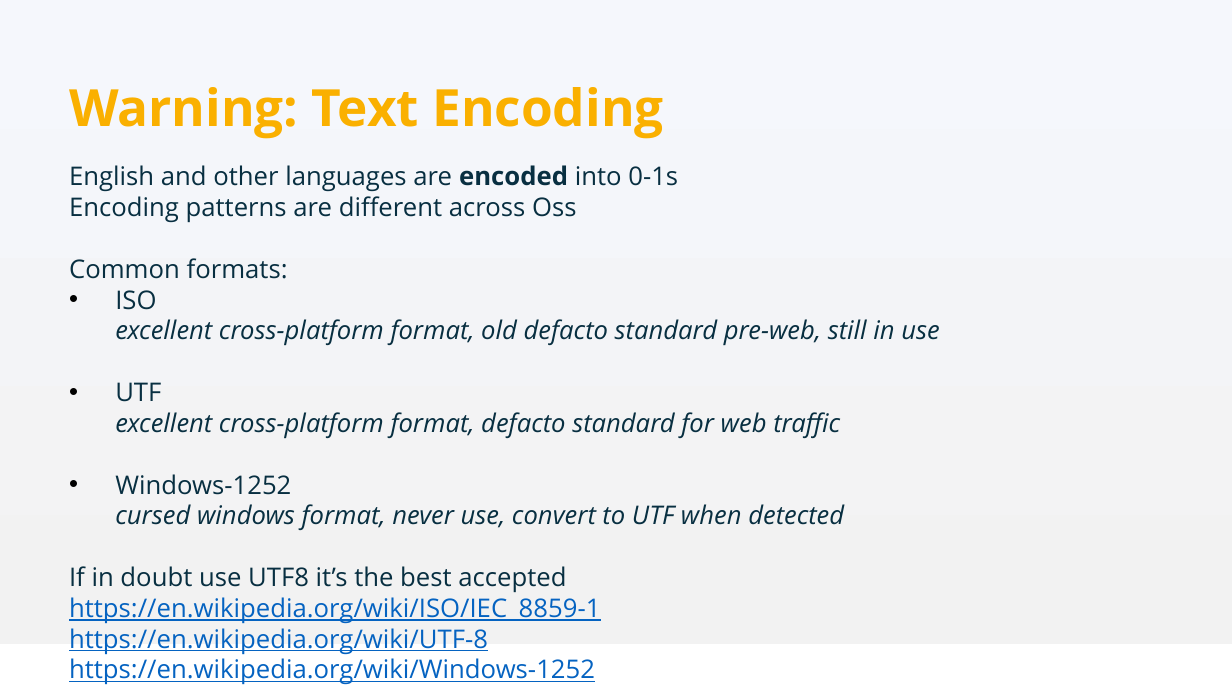
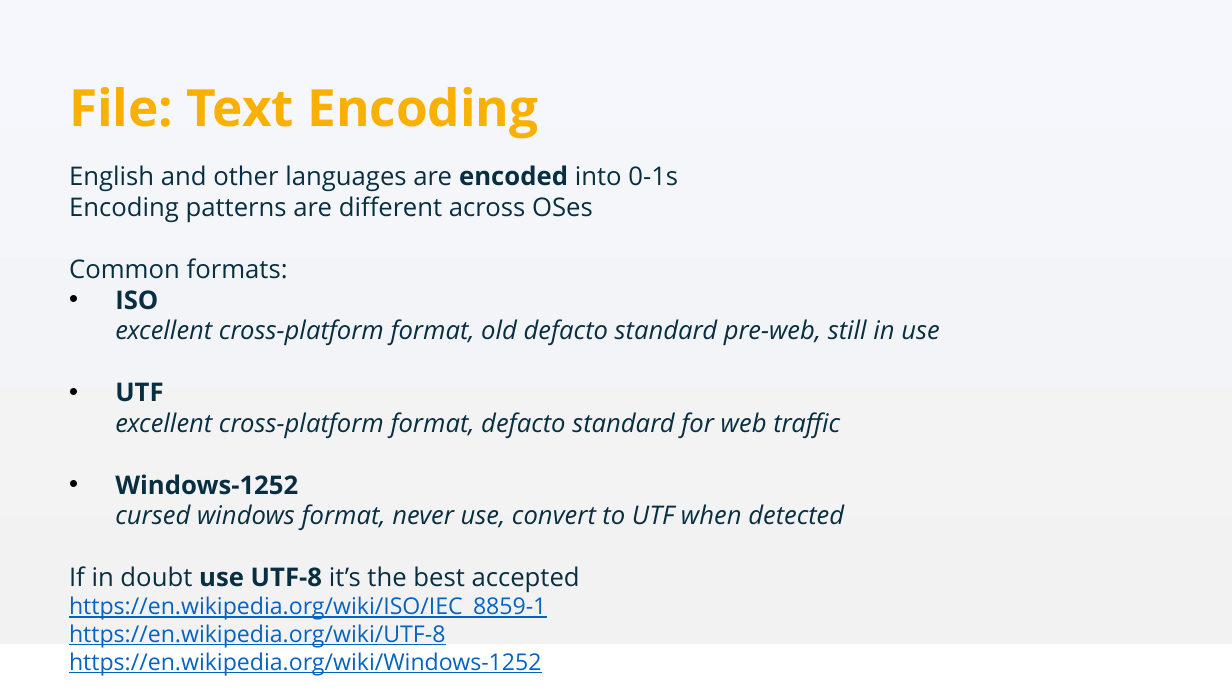
Before and after one commit to Anthony-Mckale/talks-presentations, a slide deck: slide 40 of academy/02-programming/01-Computing-101.pptx (slide 58 before the commit). Drawn at 1232x693 pixels with LibreOffice and Linux fonts; fonts in the diff are those of the drawing; background and template pictures are left out. Boxes give left, top, right and bottom in pixels: in the first picture for what was removed or moved away, otherwise in the second. Text is boxed around its words. In the diff, an @@ line names an element or a change of style, - is before the commit and + after.

```diff
--- a/academy/02-programming/01-Computing-101.pptx
+++ b/academy/02-programming/01-Computing-101.pptx
@@ text at [69,87,538,139]: text changed @@
-Warning: Text Encoding
+File: Text Encoding
@@ text at [69,196,593,223]: text changed @@
-Encoding patterns are different across Oss
+Encoding patterns are different across OSes
@@ text at [115,290,939,530]: bold on in "ISO", "UTF", "Windows-1252" @@
@@ text at [69,566,580,675]: text changed; size 20 to 18 pt @@
-If in doubt use UTF8 it’s the best accepted
-https://en.wikipedia.org/wiki/ISO/IEC_8859-1
-https://en.wikipedia.org/wiki/UTF-8
-https://en.wikipedia.org/wiki/Windows-1252
+If in doubt use UTF-8 it’s the best accepted
+https://en.wikipedia.org/wiki/ISO/IEC_8859-1
+https://en.wikipedia.org/wiki/UTF-8
+https://en.wikipedia.org/wiki/Windows-1252
```
Also in this commit, not shown: 25 other slides changed, 19 slides added, 23 slides removed, 31 other files.
